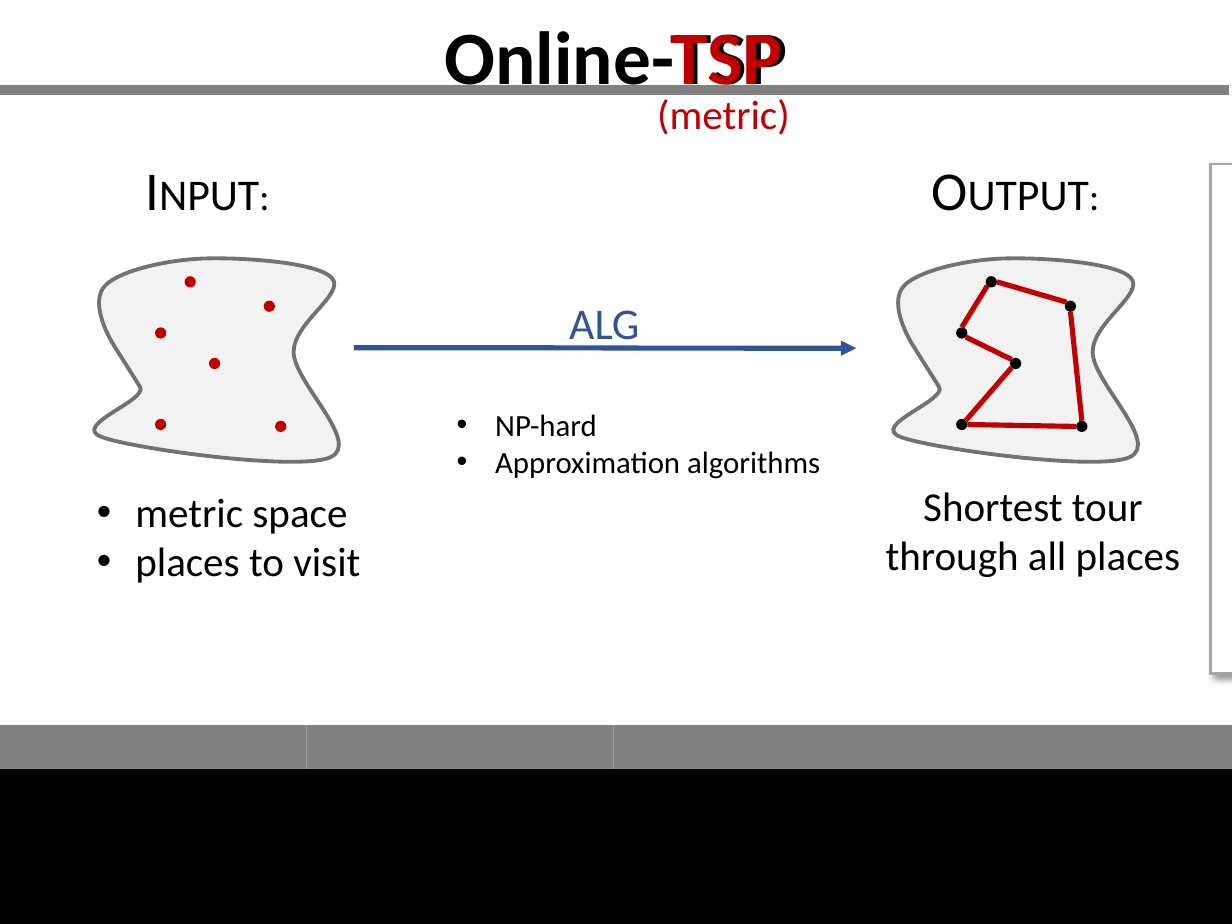
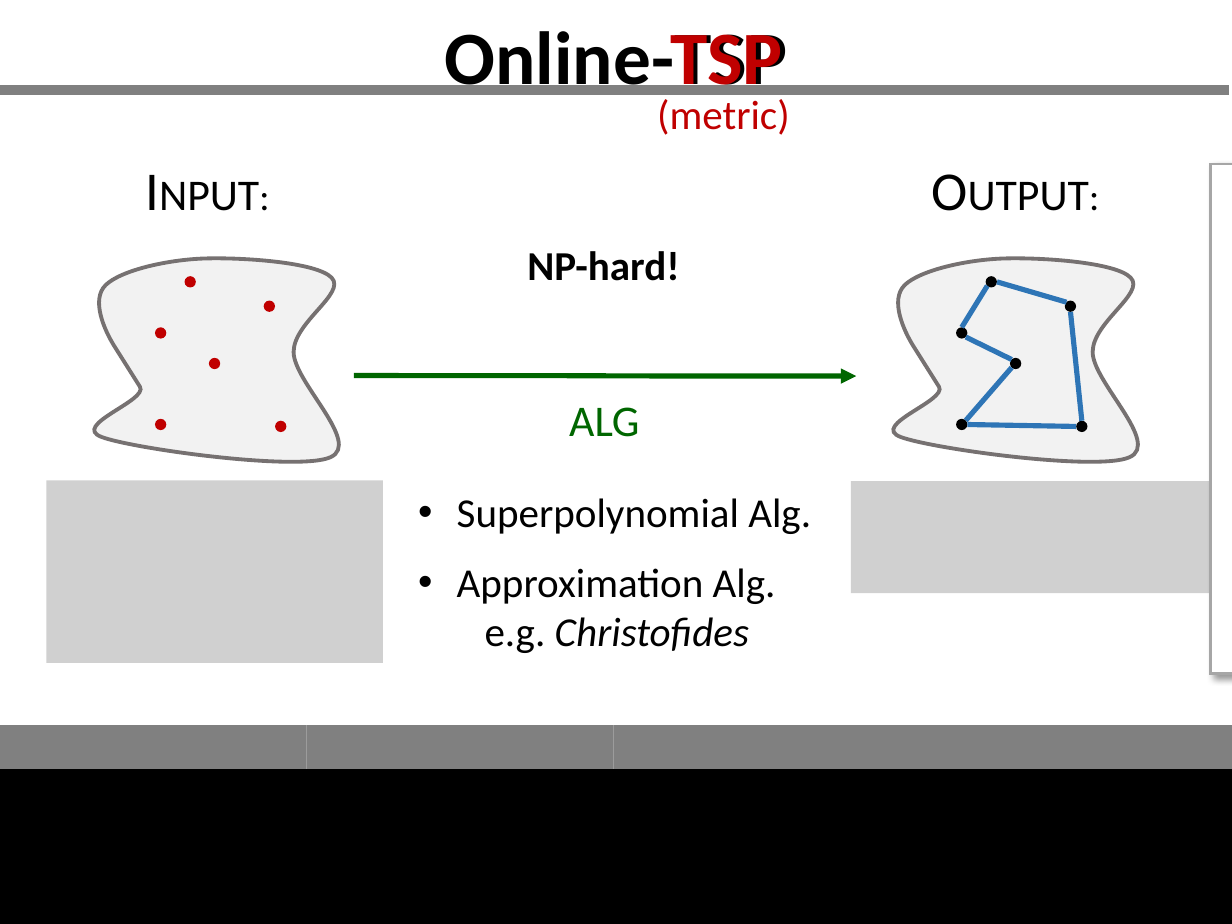
Before and after one commit to GraffL/talk-online-tsp, a slide deck: slide 3 of Präsentation43.pptx. Drawn at 1232x924 pixels with LibreOffice and Linux fonts; fonts in the diff are those of the drawing; grey boxes stand for pictures. Boxes give left, top, right and bottom in pixels: in the first picture for what was removed or moved away, otherwise in the second. Text is boxed around its words. In the diff, an @@ line names an element or a change of style, - is before the commit and + after.

```diff
--- a/Präsentation43.pptx
+++ b/Präsentation43.pptx
@@ text at (527, 251, 679, 281): text changed; size 18 to 24 pt; bold on @@
-• NP-hard
-• Approximation algorithms
+NP-hard!
@@ line (987, 286) - (962, 328): stroke #C00000 3 pt to #2E75B6 3 pt @@
@@ line (1067, 302) - (997, 282): stroke #C00000 3 pt to #2E75B6 3 pt @@
@@ line (1082, 421) - (1071, 312): stroke #C00000 3 pt to #2E75B6 3 pt @@
@@ line (966, 338) - (1011, 360): stroke #C00000 3 pt to #2E75B6 3 pt @@
@@ curved arrow moved from (354, 347) - (856, 349) to (354, 376) - (856, 376) @@
@@ curved arrow (354, 376) - (856, 376): stroke #2F5597 3 pt to #006600 3 pt @@
@@ text "alg": place and size @@
-text "alg" at (569, 310, 639, 350)
+text "alg" at (569, 407, 639, 437)
@@ text "alg" at (569, 407, 639, 437): text colour #2F5597 to #006600 @@
@@ line (1011, 367) - (966, 420): stroke #C00000 3 pt to #2E75B6 3 pt @@
@@ line (967, 425) - (1077, 426): stroke #C00000 3 pt to #2E75B6 3 pt @@
@@ picture added at (47, 480, 383, 663) @@
@@ text removed at (135, 498, 360, 583) @@
-• metric space
-• places to visit
@@ text added at (457, 498, 811, 653), 24 pt, text #000000 @@
+• Superpolynomial Alg.
+• Approximation Alg.
+  e.g. Christofides
@@ picture added at (851, 482, 1214, 594) @@
@@ text removed at (886, 492, 1180, 577) @@
-Shortest tour through all places
```
Also in this commit, not shown: 4 other slides changed.
